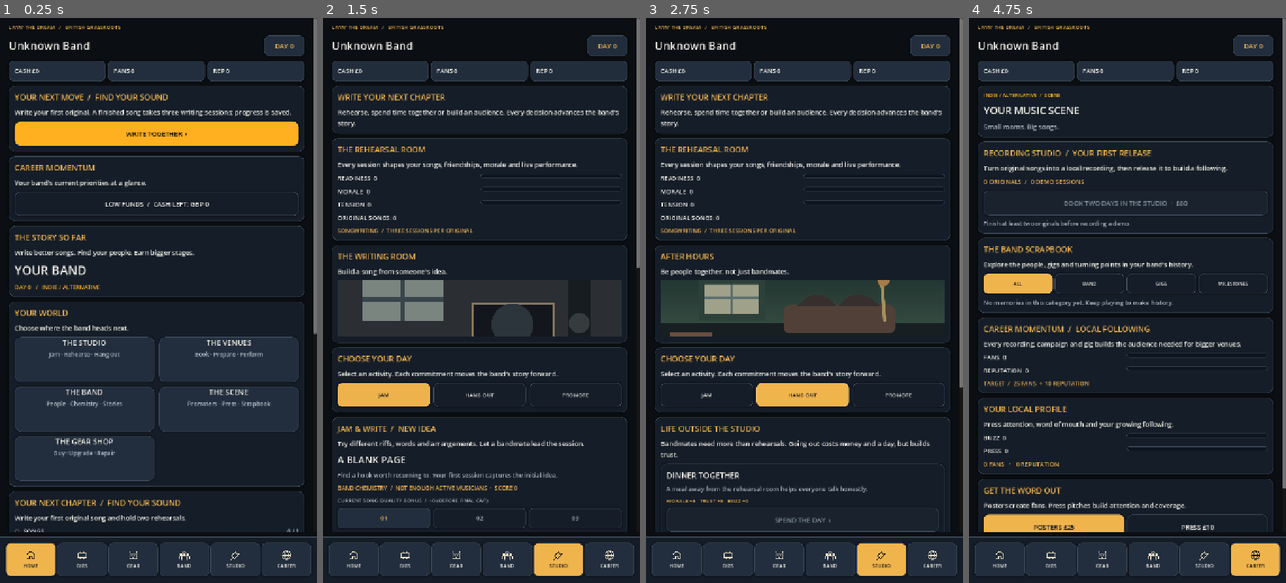
Above: before the commit, frames 1-4 (left to right).
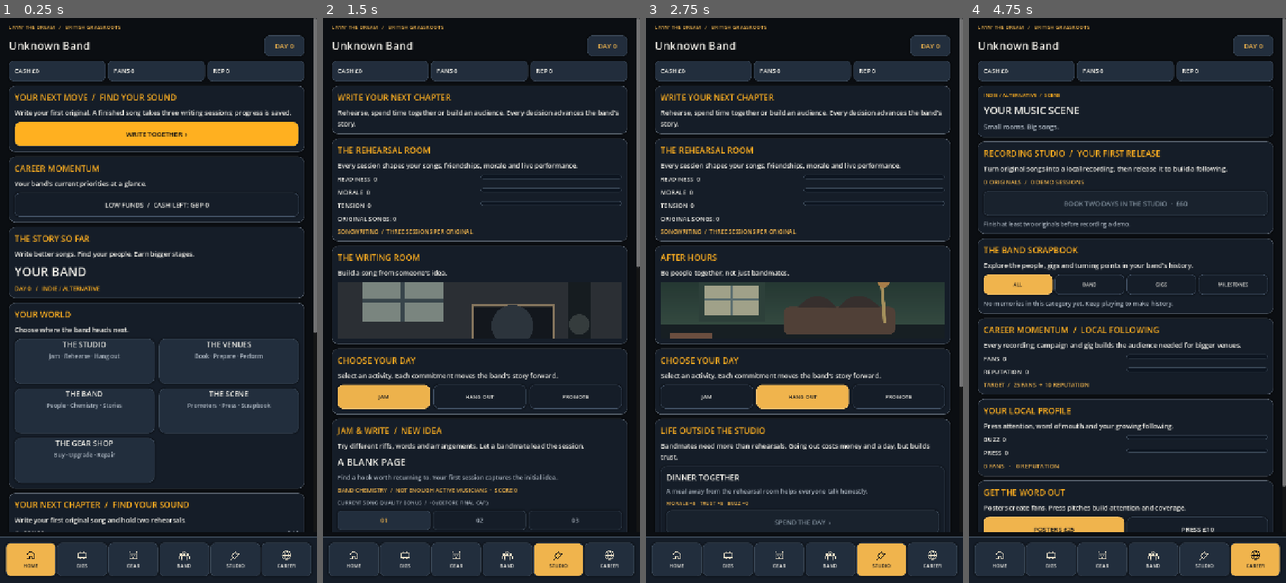
Above: after the commit, the same moments.

Repository: alimuir654-rgb/BandMaster
Game: Godot game, scene res://Scenes/CareerHub.tscn
Same seed, same stepped clock (60 frames per second), same inputs: the game is played once before the commit and once after it. This scene is started directly instead of the project's main scene.
Inputs (mouse positions are in pixels of both pictures, inside the frame that each line leads up to):
- Up to frame 1 (0.25 s): no input
- Up to frame 2 (1.5 s): click "WRITE TOGETHER ›" at 0.5 s; click "JAM" at 1.25 s
- Up to frame 3 (2.75 s): click "HANG OUT" at 2 s
- Up to frame 4 (4.75 s): click "PROMOTE" at 2.75 s; click (1000, 560) at 3.52 s; click "LOW FUNDS / CASH LEFT: GBP 0" at 4.25 s

The runs differ from the first frame. In frame 1, 9.1% of the frame differs, in the area x 2-100%, y 12-91%; in frame 2, 8.8%; in frame 3, 8.8%; in frame 4, 9.4%, in the area x 2-100%, y 21-91%.

Commit message:
Make shared section cards inherit active genre colour tokens

Diff:
--- a/Scripts/ui_components.gd
+++ b/Scripts/ui_components.gd
@@ -2,9 +2,12 @@
 # Reusable visual components for career stories, character cards and goals.
 const UI = preload("res://Scripts/ui_theme.gd")
 
-static func section(parent: Node, heading: String, description: String = "") -> VBoxContainer:
+static func section(parent: Node, heading: String, description: String = "", genre_id: String = "indie") -> VBoxContainer:
  var panel := PanelContainer.new()
- panel.add_theme_stylebox_override("panel",UI.style(UI.PANEL,14))
+ var colors := UI.palette(genre_id)
+ var card_style := UI.style(colors["panel"],14)
+ card_style.border_color = colors["alt"].lightened(0.22)
+ panel.add_theme_stylebox_override("panel",card_style)
  panel.size_flags_horizontal = Control.SIZE_EXPAND_FILL
  parent.add_child(panel)
  var body := VBoxContainer.new()
@@ -13,8 +16,8 @@
  if not heading.is_empty():
   var label := Label.new()
   label.text = heading.to_upper()
-  label.add_theme_font_size_override("font_size",18)
-  label.add_theme_color_override("font_color",UI.AMBER)
+  label.add_theme_font_size_override("font_size",19)
+  label.add_theme_color_override("font_color",colors["accent"])
   label.autowrap_mode = TextServer.AUTOWRAP_WORD_SMART
   body.add_child(label)
  if not description.is_empty():
